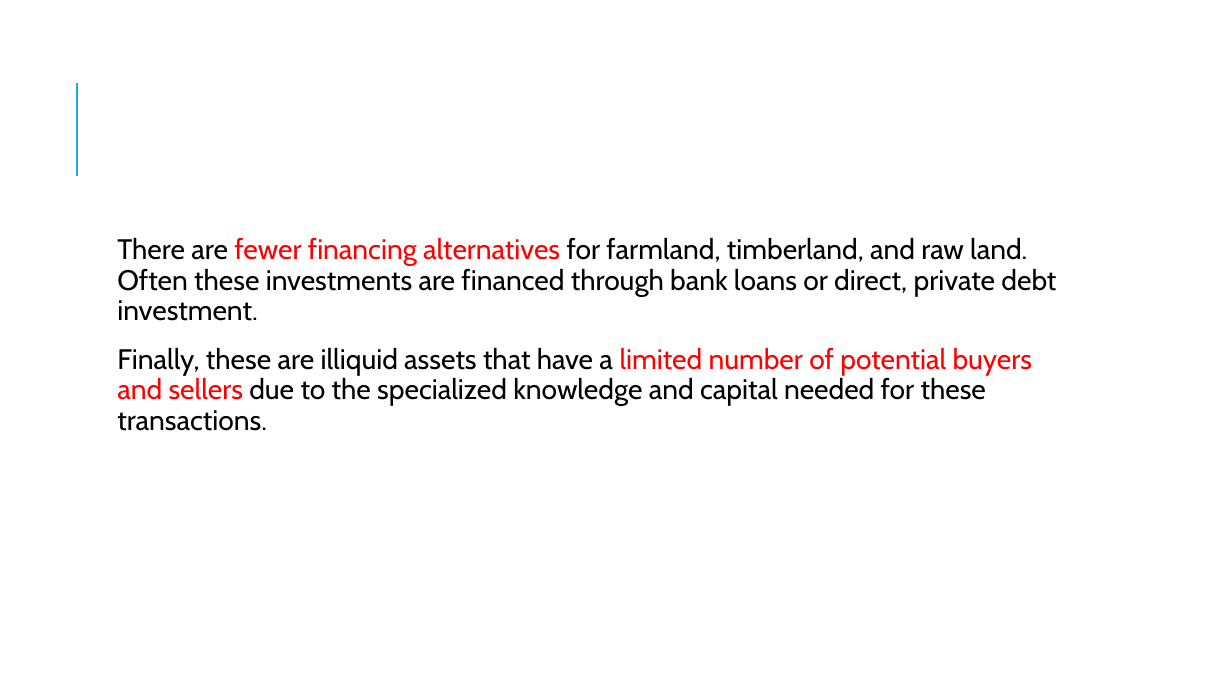
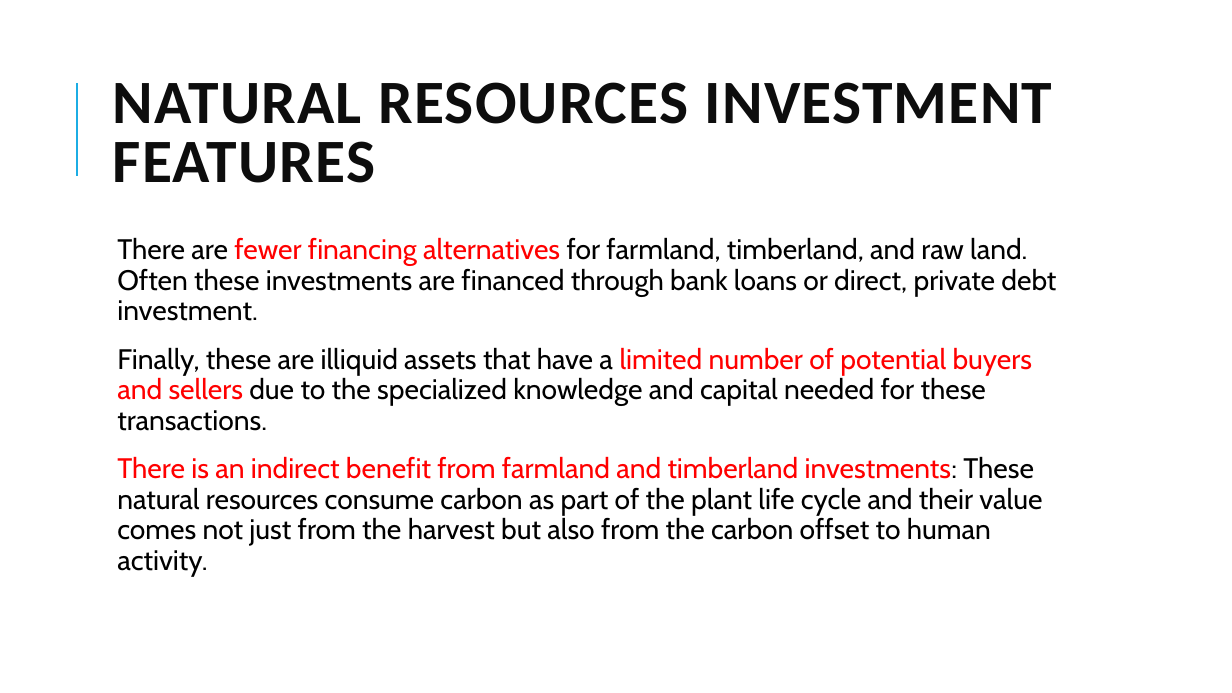
Before and after one commit to Isco0530/data, a slide deck: slide 79 of 2024Alternative.pptx (slide 78 before the commit). Drawn at 1232x693 pixels with LibreOffice and Linux fonts; fonts in the diff are those of the drawing. Boxes give left, top, right and bottom in pixels: in the first picture for what was removed or moved away, otherwise in the second. Text is boxed around its words. In the diff, an @@ line names an element or a change of style, - is before the commit and + after.

```diff
--- a/2024Alternative.pptx
+++ b/2024Alternative.pptx
@@ title added at <box>113,82,1053,183</box>, 48 pt, text #0D0D0D, bold @@
+NATURAL RESOURCES INVESTMENT
+FEATURES
@@ text at <box>117,456,1042,576</box>: paragraph added @@
+  There is an indirect benefit from farmland and timberland investments: These natural resources consume carbon as part of the plant life cycle and their value comes not just from the harvest but also from the carbon offset to human activity.
```
Also in this commit, not shown: 2 other slides changed, 7 slides added.
